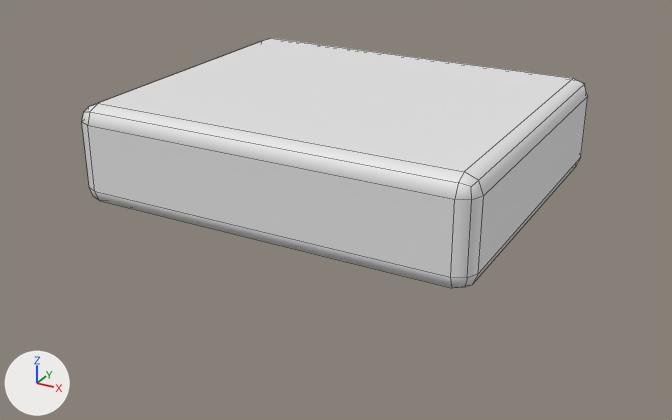
Two versions of the OBJ model gunsmod/src/main/resources/assets/gunsmod/models/entity/airdef/sam_patriot/head.obj, one commit apart.
The view is the same before and after, from a 50 mm lens placed at (2.07, -3.68, 2.79), pointed at (0.59, -0.99, 1.44). Lighting does not change. The marker at lower left points along +X, +Y and +Z. The first picture is the older version. Mesh edges are drawn as thin lines. Materials are left out; every surface is plain grey. Where no turn or scale is listed for an object, it has been applied to the vertices.

Objects in the first picture: 'head'.
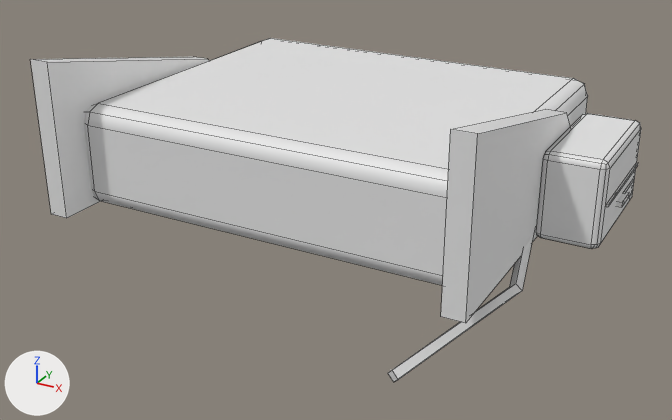
Where the change shows, as pixel boxes [x1, y1, x2, y2] in the pictures (672 x 420 px):
```json
{"object": "head", "change": "reshaped", "before": [82, 38, 588, 288], "after": [31, 38, 641, 382], "on screen": "21% wider, 37% taller"}
{"part": 1, "of": "me_head", "change": "added", "after": [606, 163, 638, 207]}
{"part": 2, "of": "me_head", "change": "added", "after": [625, 179, 634, 196]}
{"part": 3, "of": "me_head", "change": "added", "after": [616, 191, 629, 207]}
{"part": 4, "of": "me_head", "change": "added", "after": [536, 113, 641, 249]}
{"part": 5, "of": "me_head", "change": "added", "after": [31, 57, 570, 382]}
```

Edits to the scene script, one JSON object a line:
```json
{"block": "me_head", "where": "# used by ob_head; location = (0.0, 0.0, 0.0)"}
{"op": "remove", "block": "me_head", "code": "me_head.from_pydata(...)  # 56 vertices, 54 faces; spans x -0.25..1.25, y -1.37..-0.12, z 1.44..1.81"}
{"op": "add", "block": "me_head", "code": "me_head.from_pydata(...)  # 164 vertices, 148 faces; spans x -0.29..1.52, y -1.63..-0.12, z 1.26..2.0"}
{"block": "me_head", "change": "me_head part 1: a new loose piece, a box spanning x 1.5006..1.5069, y -0.8375..-0.4125, z 1.5888..1.5988"}
{"block": "me_head", "change": "me_head part 2: a new loose piece, a box spanning x 1.5006..1.5069, y -0.5875..-0.4375, z 1.5..1.5438"}
{"block": "me_head", "change": "me_head part 3: a new loose piece, a box spanning x 1.488..1.519, y -0.675..-0.575, z 1.528..1.547"}
{"block": "me_head", "change": "me_head part 4: a new loose piece of 56 vertices spanning x 1.28..1.5, y -0.87..-0.37, z 1.44..1.75"}
{"block": "me_head", "change": "me_head part 5"}
{"block": "me_head", "change": "20 vertices are added at x -0.29..1.33, y -1.63..-0.25, z 1.26..2.0"}
{"block": "me_head", "change": "8 new vertices lie (0.08, 0.0, 0.0) away from vertices in x -0.29..1.21, y -1.5..-0.25, z 1.44..2.0"}
{"block": "me_head", "change": "22 new faces join them"}
```
